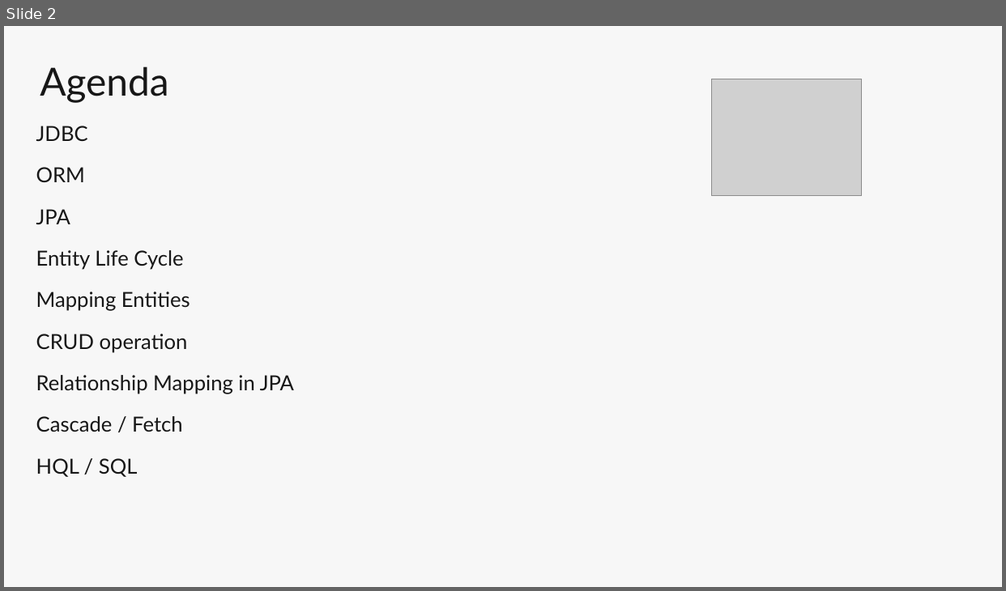
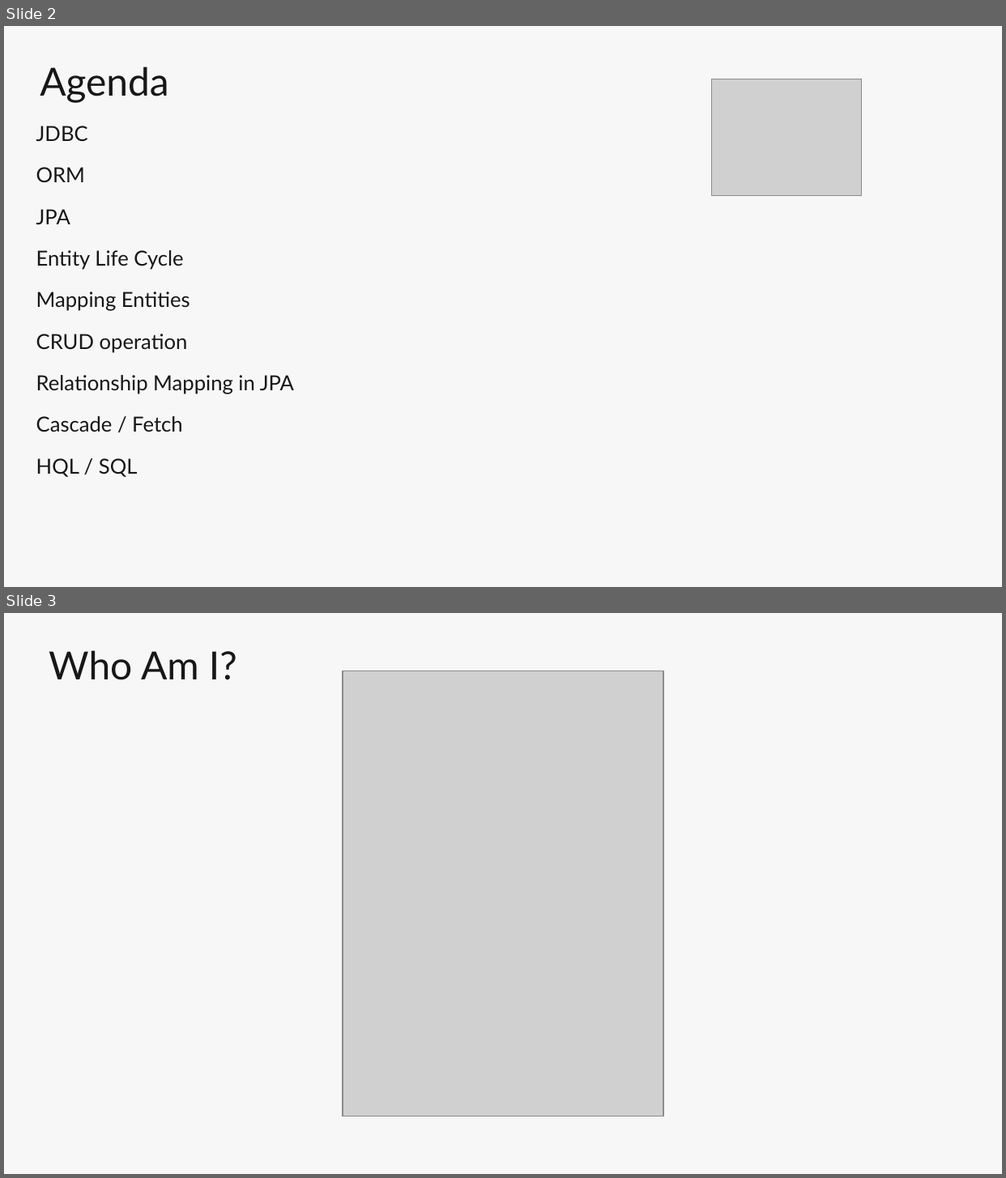
Before and after one commit to marcelsamaruga/hibernate-training, a slide deck: MC-Hibernate_V2.pptx. Shown one above the other, each under a label of ours: slide 2 before the commit, slides 2 and 3 after it. The pictures are 1006x591 and 1006x1178 pixels, drawn with LibreOffice and Linux fonts; fonts in the diff are those of the drawing; grey boxes stand for pictures; background and template pictures are left out. Boxes give left, top, right and bottom in pixels: in the first picture for what was removed or moved away, otherwise in the second. Text is boxed around its words. In the diff, an @@ line names an element or a change of style, - is before the commit and + after.

```diff
--- a/MC-Hibernate_V2.pptx
+++ b/MC-Hibernate_V2.pptx
@@ slide 3 added at [4, 613, 1002, 1174], background #F7F7F7 @@
@@ title added at [49, 650, 237, 680], 28 pt, text #171717 @@
+Who Am I?
@@ picture added at [343, 671, 663, 1117] @@
```
Also in this commit, not shown: 18 other slides added.
